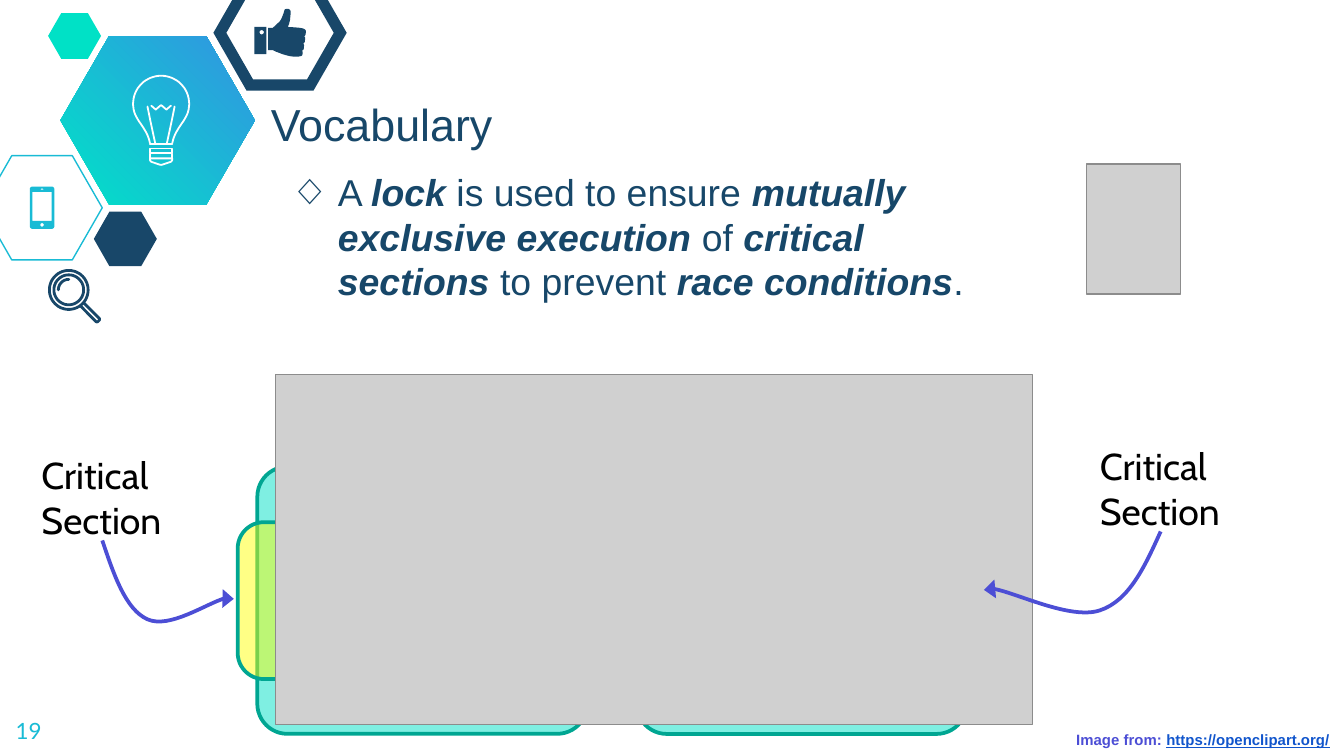
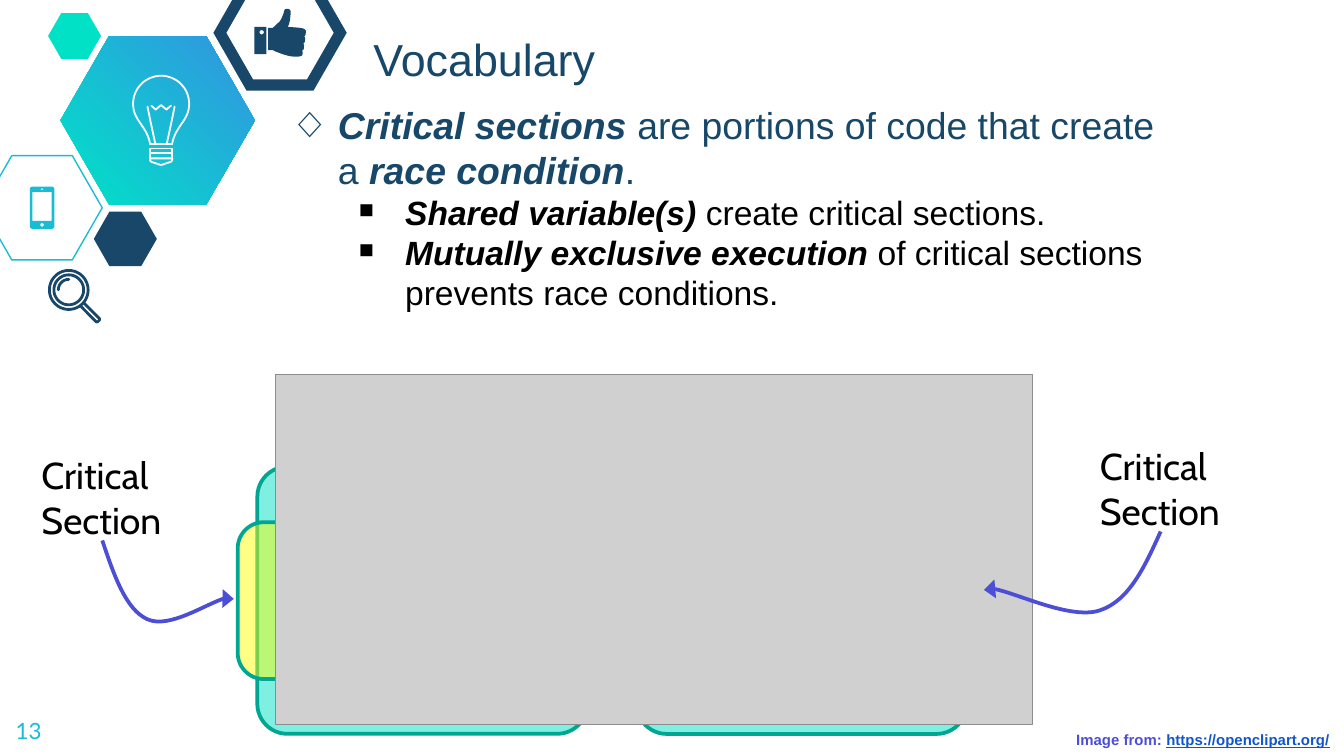
Before and after one commit to dickinson-comp256/COMP256, a slide deck: slide 13 of docs/materials/05-OperatingSystemsAbstractions/OSA7-S-RaceConditions.pptx (slide 19 before the commit). Drawn at 1344x756 pixels with LibreOffice and Linux fonts; fonts in the diff are those of the drawing; grey boxes stand for pictures; background and template pictures are left out. Boxes give left, top, right and bottom in pixels: in the first picture for what was removed or moved away, otherwise in the second. Text is boxed around its words. In the diff, an @@ line names an element or a change of style, - is before the commit and + after.

```diff
--- a/docs/materials/05-OperatingSystemsAbstractions/OSA7-S-RaceConditions.pptx
+++ b/docs/materials/05-OperatingSystemsAbstractions/OSA7-S-RaceConditions.pptx
@@ title "Vocabulary": place and size @@
-title "Vocabulary" at box(271, 108, 493, 150)
+title "Vocabulary" at box(373, 43, 595, 85)
@@ text at box(338, 112, 1154, 312): text changed; size 20 to 18 pt; text colour #174769 to #000000; bold off; italic off @@
-◇ A lock is used to ensure mutually exclusive execution of critical sections to prevent race conditions.
+◇ Critical sections are portions of code that create a race condition.
+  ￭ Shared variable(s) create critical sections.
+  ￭ Mutually exclusive execution of critical sections prevents race conditions.
@@ picture removed at box(1087, 164, 1181, 294) @@
@@ page number at box(16, 722, 42, 739): text changed @@
-19
+13
```
Also in this commit, not shown: 15 other slides changed, 1 slide removed, 1 other file.
